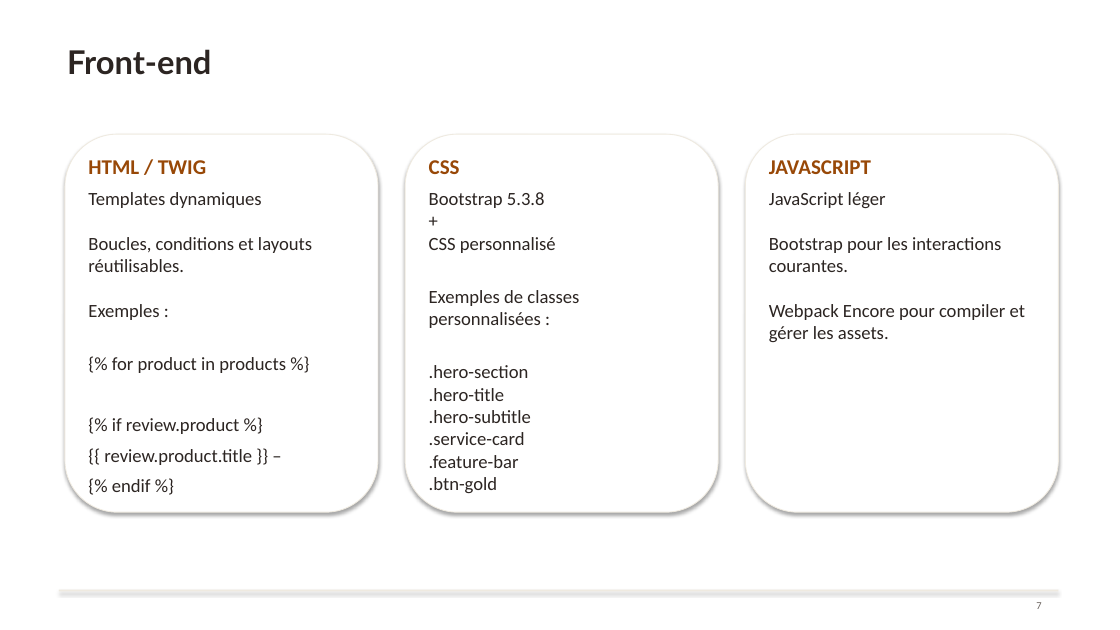
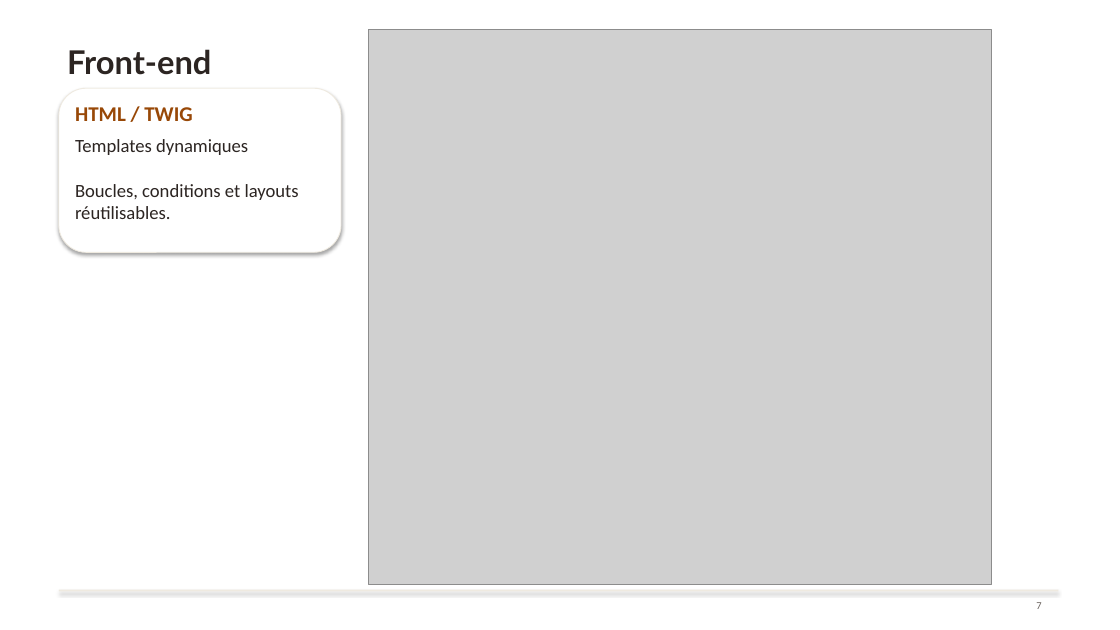
Before and after one commit to aureopires/projet_broderie, a slide deck: slide 9 of assets/docs/Presentation_projet_Symfony_Aureo_Ruffier.pptx. Drawn at 1120x630 pixels with LibreOffice and Linux fonts; fonts in the diff are those of the drawing; grey boxes stand for pictures; background and template pictures are left out. Boxes give left, top, right and bottom in pixels: in the first picture for what was removed or moved away, otherwise in the second. Text is boxed around its words. In the diff, an @@ line names an element or a change of style, - is before the commit and + after.

```diff
--- a/assets/docs/Presentation_projet_Symfony_Aureo_Ruffier.pptx
+++ b/assets/docs/Presentation_projet_Symfony_Aureo_Ruffier.pptx
@@ picture added at bbox=[369, 29, 991, 585] @@
@@ rounded rectangle "HTML / TWIG": place and size @@
-rounded rectangle "HTML / TWIG" at bbox=[65, 134, 378, 513]
+rounded rectangle "HTML / TWIG" at bbox=[59, 88, 341, 252]
@@ text in rounded rectangle at bbox=[75, 139, 299, 219]: text changed @@
-Templates dynamiques
-Boucles, conditions et layouts réutilisables.
-Exemples :
-{% for product in products %}
-{% if review.product %}
-{{ review.product.title }} –
-{% endif %}
+Templates dynamiques
+Boucles, conditions et layouts réutilisables.
@@ rounded rectangle removed at bbox=[405, 134, 718, 513] @@
-CSS
-Bootstrap 5.3.8
-+
-CSS personnalisé
-Exemples de classes personnalisées :
-.hero-section
-.hero-title
-.hero-subtitle
-.service-card
-.feature-bar
-.btn-gold
@@ rounded rectangle removed at bbox=[745, 134, 1059, 513] @@
-JAVASCRIPT
-JavaScript léger
-Bootstrap pour les interactions courantes.
-Webpack Encore pour compiler et gérer les assets.
```
Also in this commit, not shown: 1 other slide changed, 2 slides added, 4 other files.
